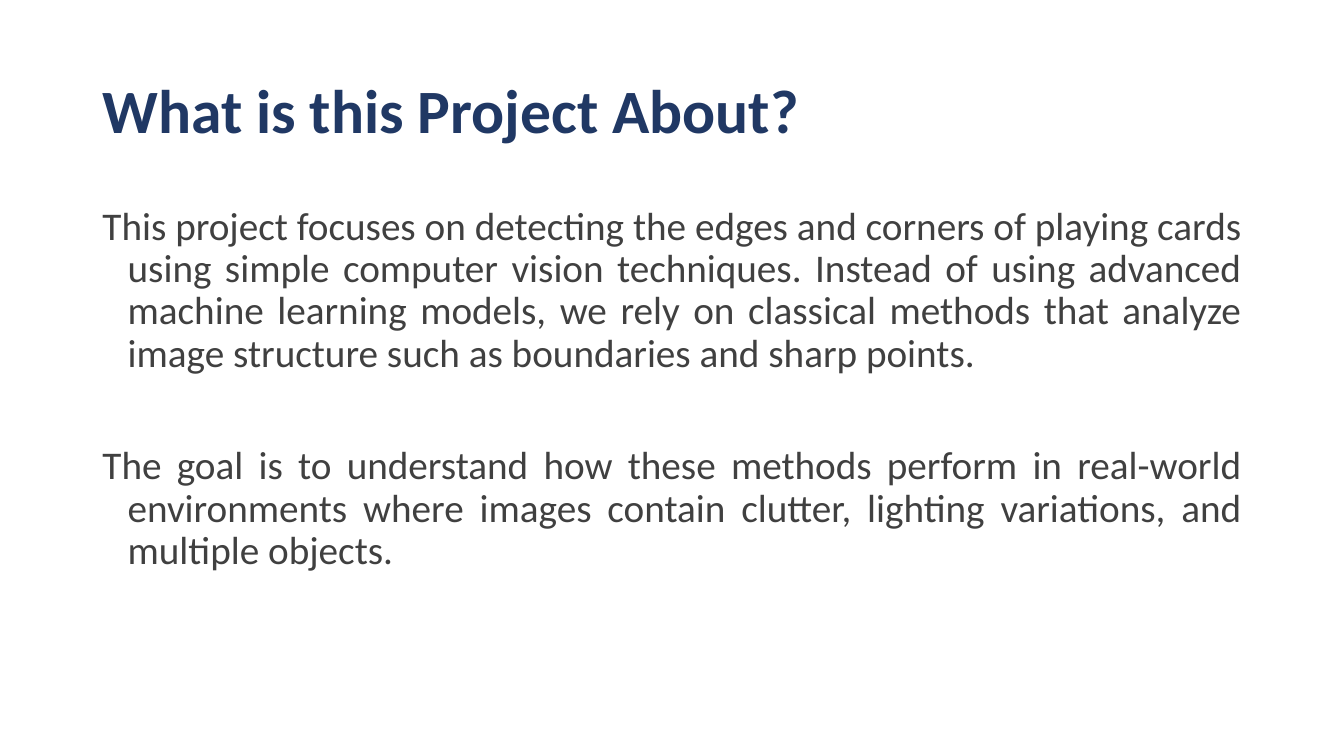
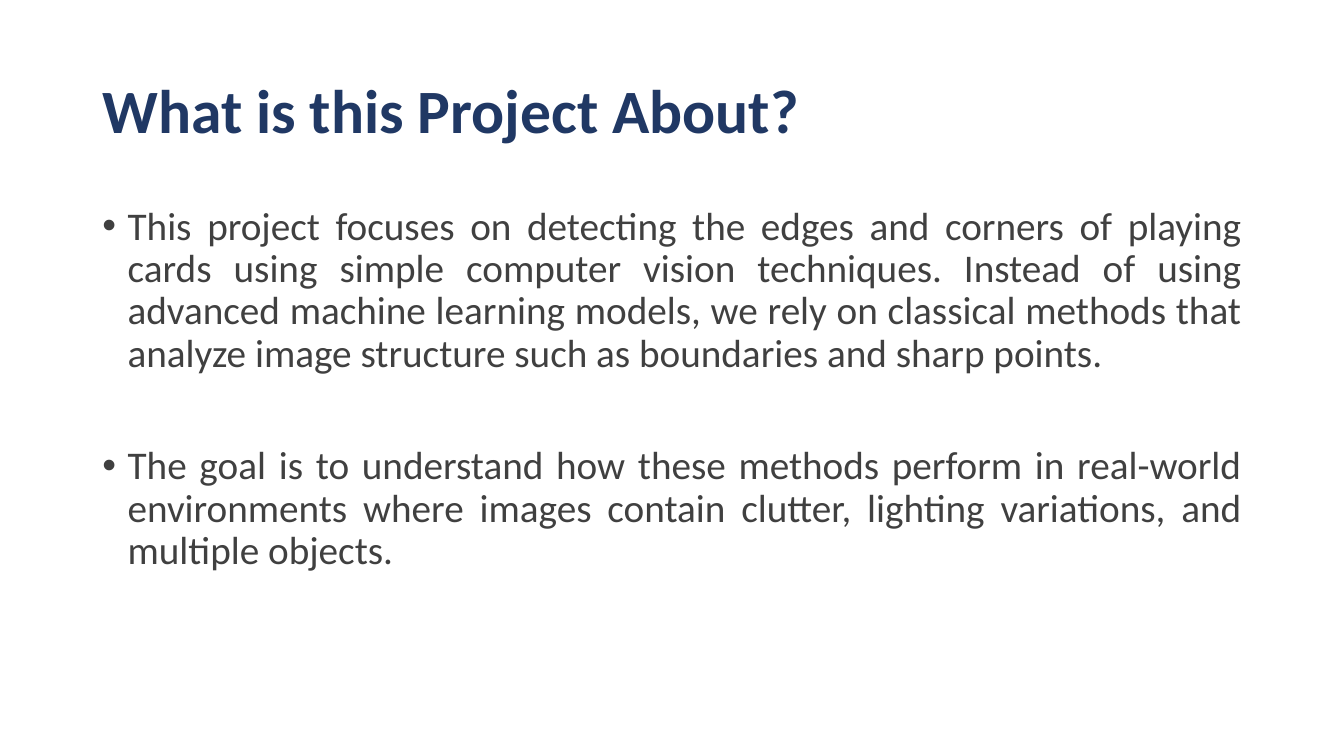
Before and after one commit to Swapnika29/playing-card-boundary-detection, a slide deck: slide 2 of Presentation Slides.pptx. Drawn at 1344x756 pixels with LibreOffice and Linux fonts; fonts in the diff are those of the drawing. Boxes give left, top, right and bottom in pixels: in the first picture for what was removed or moved away, otherwise in the second. Text is boxed around its words. In the diff, an @@ line names an element or a change of style, - is before the commit and + after.

```diff
--- a/Presentation Slides.pptx
+++ b/Presentation Slides.pptx
@@ text "This project focuses on detecting ..." at (128, 212, 1241, 571): bullet none to • @@
```
Also in this commit, not shown: 5 other slides changed.
